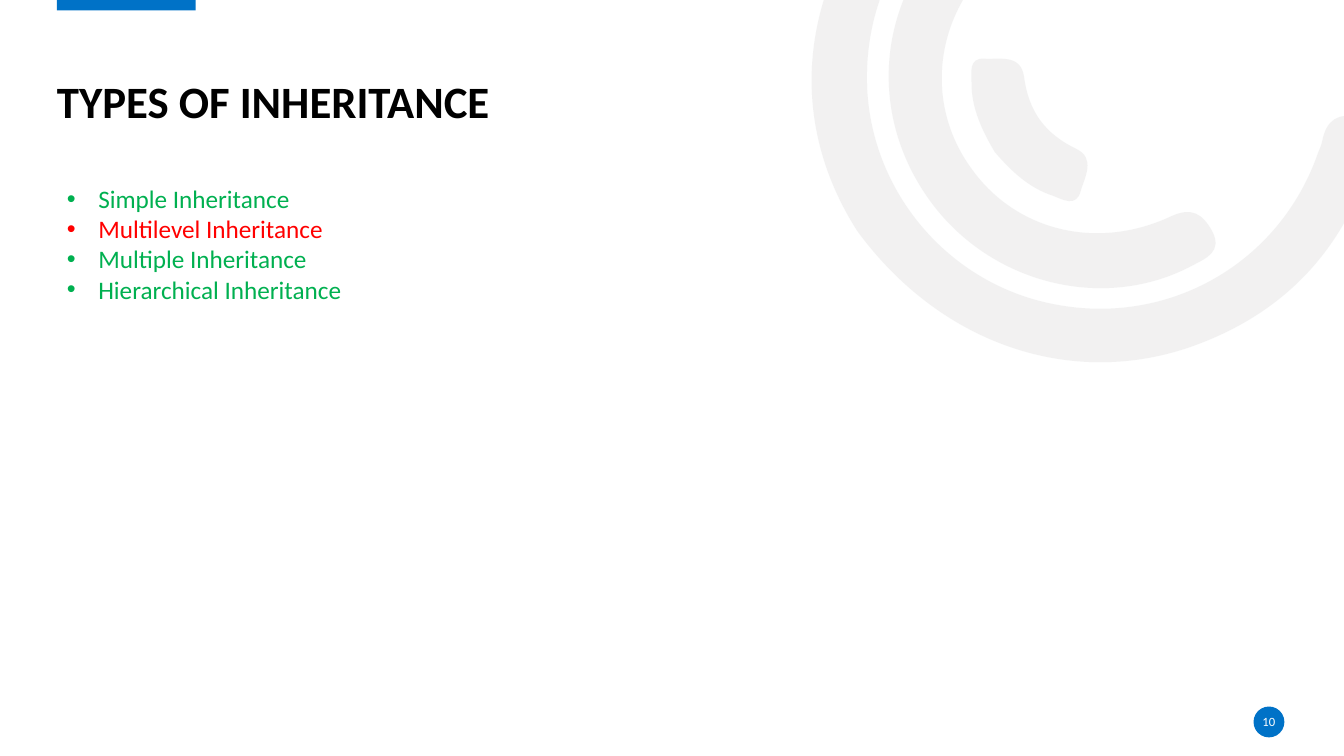
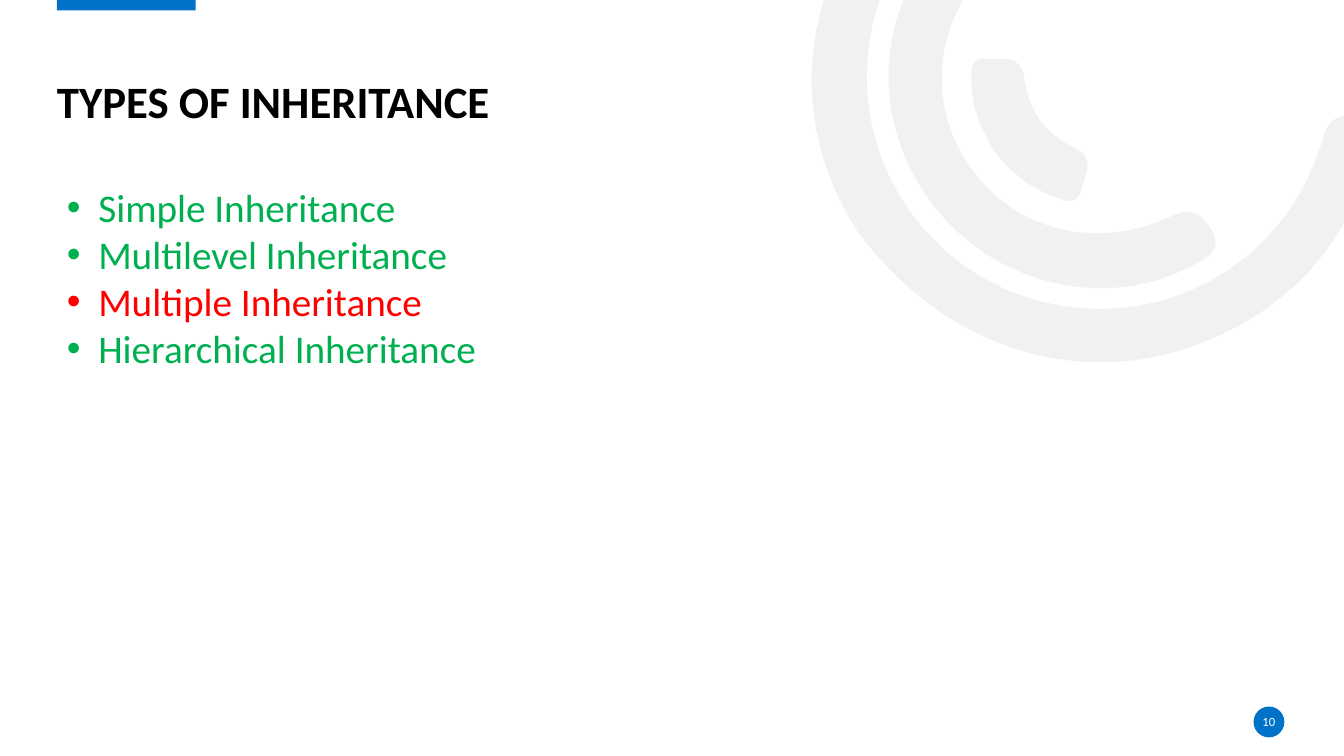
Before and after one commit to Niranjan2054/basic-php-training, a slide deck: slide 10 of Object Oriented Programing.pptx. Drawn at 1344x756 pixels with LibreOffice and Linux fonts; fonts in the diff are those of the drawing; background and template pictures are left out. Boxes give left, top, right and bottom in pixels: in the first picture for what was removed or moved away, otherwise in the second. Text is boxed around its words. In the diff, an @@ line names an element or a change of style, - is before the commit and + after.

```diff
--- a/Object Oriented Programing.pptx
+++ b/Object Oriented Programing.pptx
@@ text "Simple Inheritance" at (x1=98, y1=194, x2=476, y2=364): size 18 to 28 pt; text colour #FF0000 to #00B050 in "Multilevel Inheritance"; text colour #00B050 to #FF0000 in "Multiple Inheritance" @@
```
Also in this commit, not shown: 1 other slide changed, 1 slide added, 7 other files.
